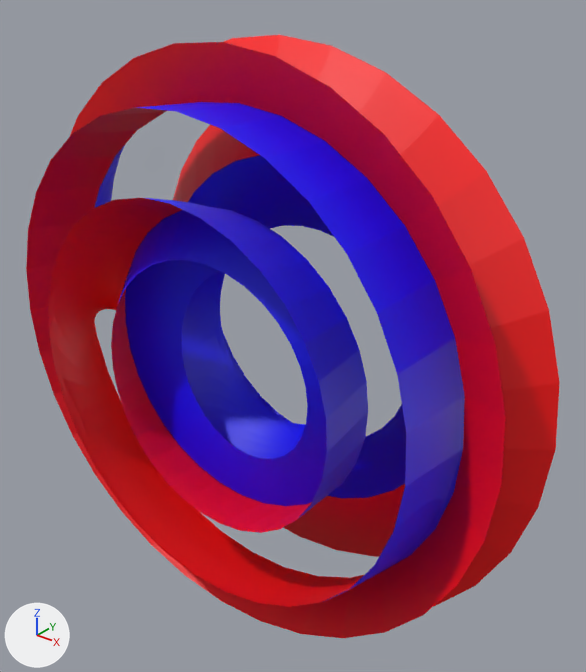
The glTF model pics/glbs/l9_1_website.glb, before and after one commit.
Both versions are drawn from a 50 mm lens placed at (134.9, -153.1, 103.7), pointed at (6.1, 7.8, 3.9). Every picture has the same lights, and +X, +Y and +Z are marked at lower left. The older version comes first.

The first picture shows 'l9_1'.
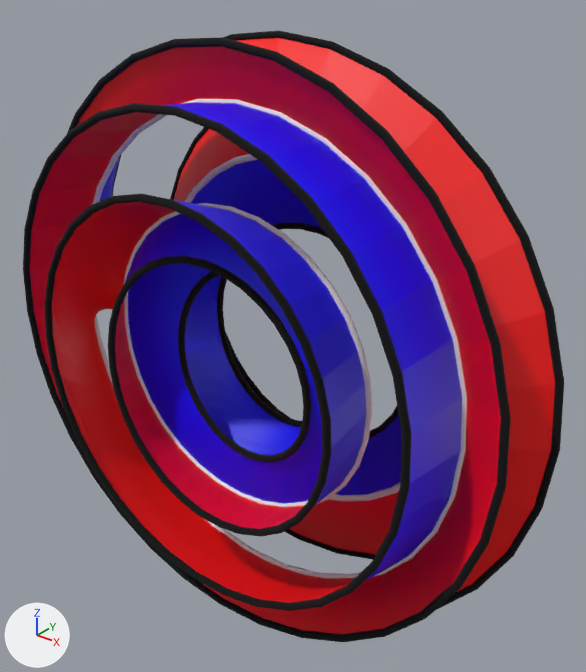
Pixel boxes (x1, y1, x2, y2) of what changed, in the pictures (586 x 672 px):
'boundary', now drawn
    after: (23, 31, 564, 642)
'singular_locus', now drawn
    after: (92, 99, 467, 579)

What the commit changed:
Mesh me_singular_locus is new.
It has 768 vertices, 1536 faces and spans x -69.9..69.0, y -11.0..16.0, z -69.2..70.0.
Mesh me_boundary_001 is new.
It has 2304 vertices, 4608 faces and spans x -85.0..86.0, y -31.0..31.0, z -86.0..84.0.
It uses material mat_material_001 (black #000000).
Object 'boundary' (ob_boundary) now shows me_boundary_001 instead of nothing.
Object 'singular_locus' (ob_singular_locus) now shows me_singular_locus instead of nothing.
